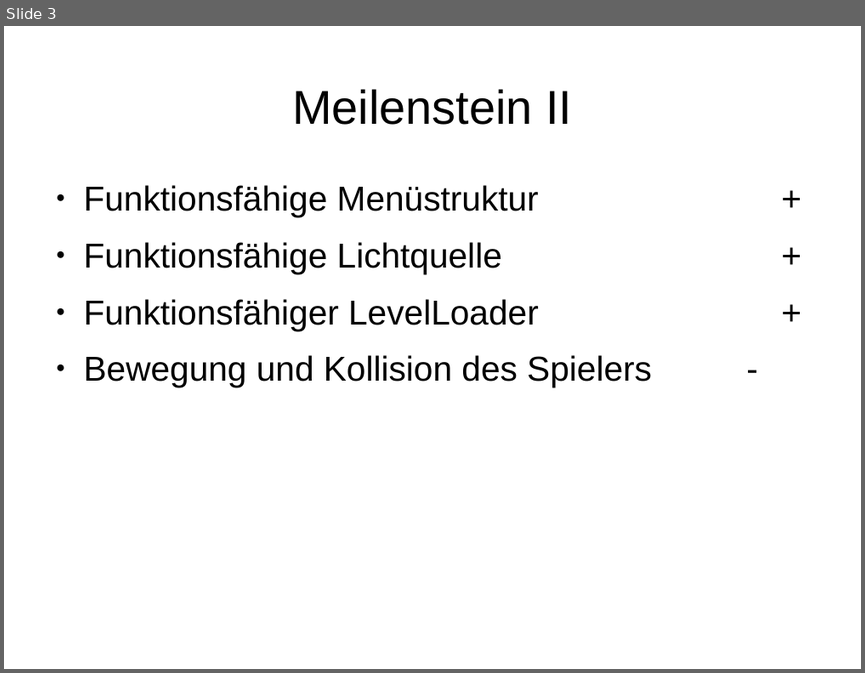
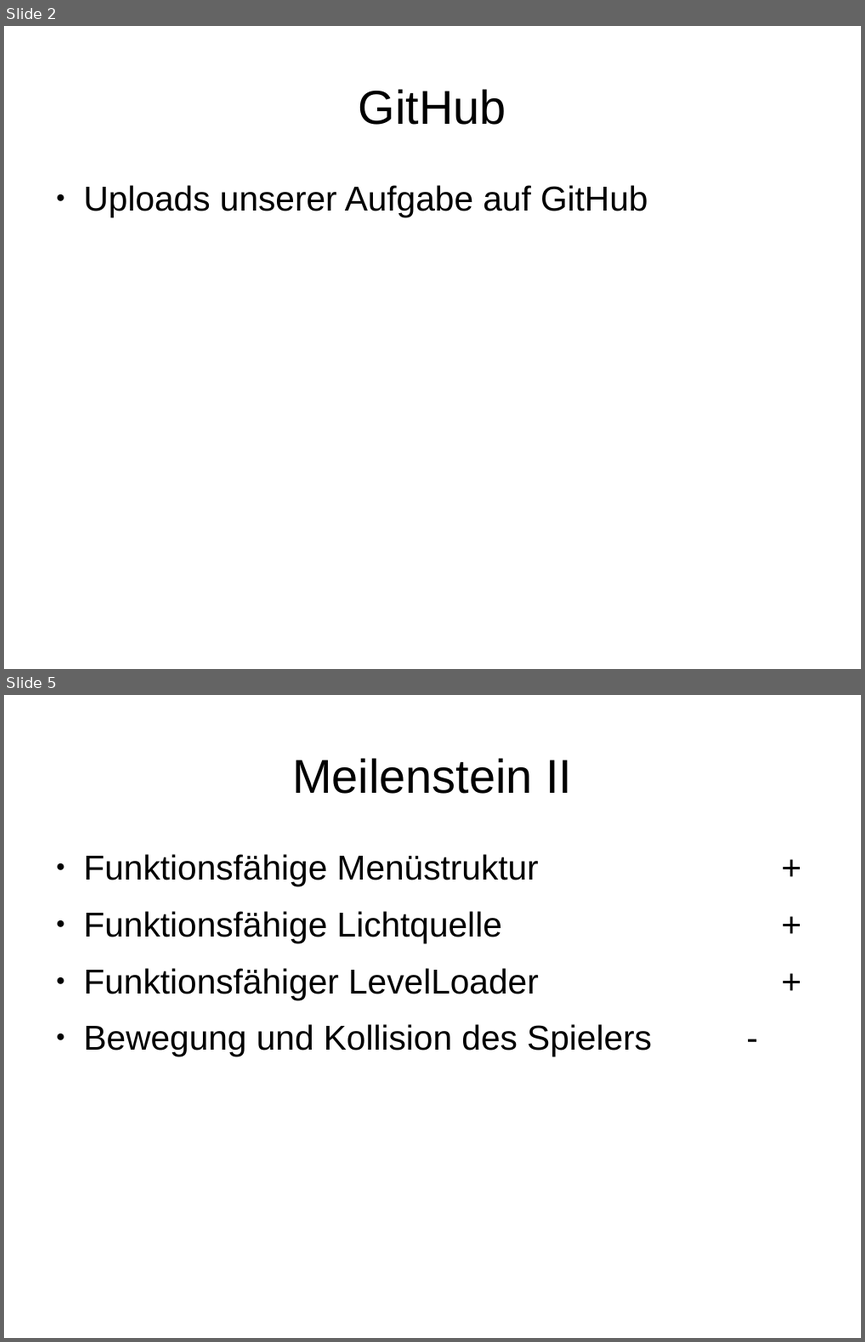
Before and after one commit to oOWenderOo/3DGameProject, a slide deck: Abschlusspräsentation/ProjektmanagementMeilensteine.odp. Shown one above the other, each under a label of ours: slide 3 before the commit, slides 2 and 5 after it; the slides between them are not shown. The pictures are 865x673 and 865x1342 pixels, drawn with LibreOffice and Linux fonts; fonts in the diff are those of the drawing. Boxes give left, top, right and bottom in pixels: in the first picture for what was removed or moved away, otherwise in the second. Text is boxed around its words. In the diff, an @@ line names an element or a change of style, - is before the commit and + after.

```diff
--- a/Abschlusspräsentation/ProjektmanagementMeilensteine.odp
+++ b/Abschlusspräsentation/ProjektmanagementMeilensteine.odp
@@ slide 2 added at bbox=[4, 26, 861, 669], background #FFFFFF @@
@@ title added at bbox=[358, 89, 506, 125], 44 pt, text #000000 @@
+GitHub
@@ text added at bbox=[84, 185, 647, 217], 32 pt, text #000000 @@
+● Uploads unserer Aufgabe auf GitHub
@@ what was slide 3 is now slide 5 @@
```
Also in this commit, not shown: 2 slides changed, 1 other slide added.
